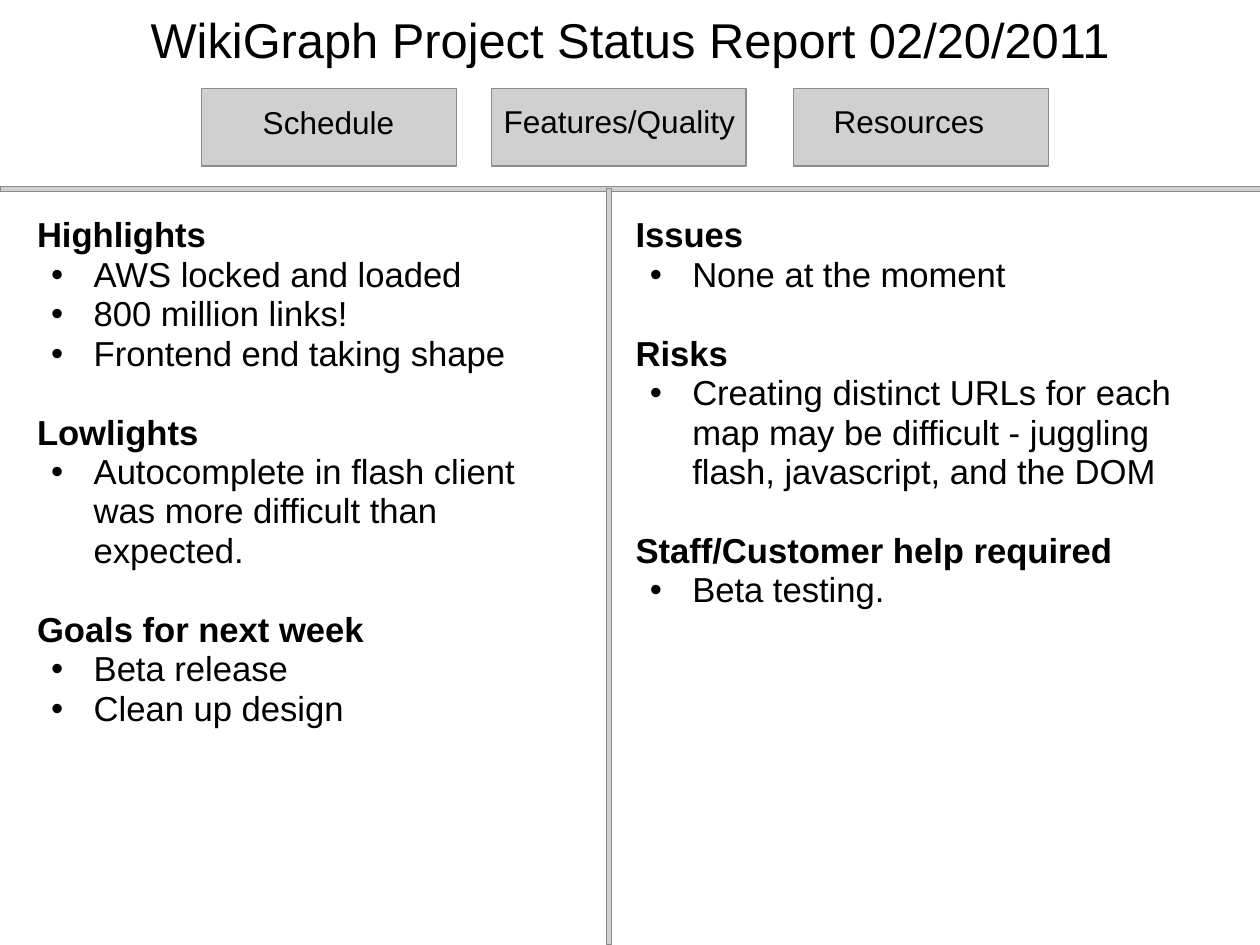
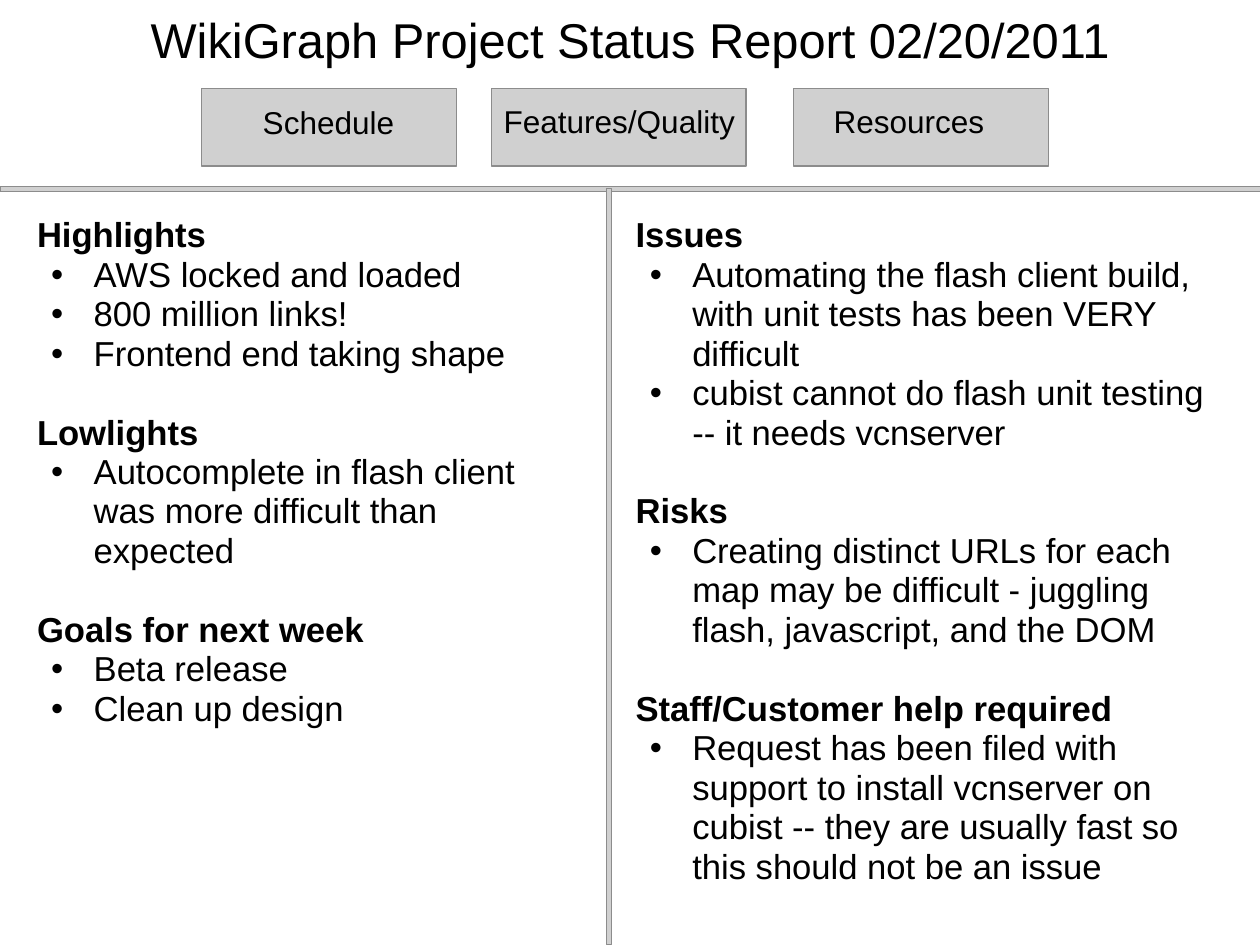
Before and after one commit to thomasvandoren/wiki-map-uw-cse, a slide deck: slide 1 of docs/Weekly-Status-Reports/WikiGraph_Status_Report_2011_02_20.ppt. Drawn at 1260x945 pixels with LibreOffice and Linux fonts; fonts in the diff are those of the drawing; grey boxes stand for pictures. Boxes give left, top, right and bottom in pixels: in the first picture for what was removed or moved away, otherwise in the second. Text is boxed around its words. In the diff, an @@ line names an element or a change of style, - is before the commit and + after.

Commit message:
Updated weekly status report to include challenges of building the flash client

```diff
--- a/docs/Weekly-Status-Reports/WikiGraph_Status_Report_2011_02_20.ppt
+++ b/docs/Weekly-Status-Reports/WikiGraph_Status_Report_2011_02_20.ppt
@@ text at (x1=692, y1=262, x2=1204, y2=446): text changed @@
-  • None at the moment
+  • Automating the flash client build, with unit tests has been VERY difficult
+  • cubist cannot do flash unit testing -- it needs vcnserver
@@ text at (x1=94, y1=459, x2=515, y2=570): text changed @@
-  • Autocomplete in flash client was more difficult than expected.
+  • Autocomplete in flash client was more difficult than expected
@@ text at (x1=692, y1=735, x2=1179, y2=880): text changed @@
-  • Beta testing.
+  • Request has been filed with support to install vcnserver on cubist -- they are usually fast so this should not be an issue
```
